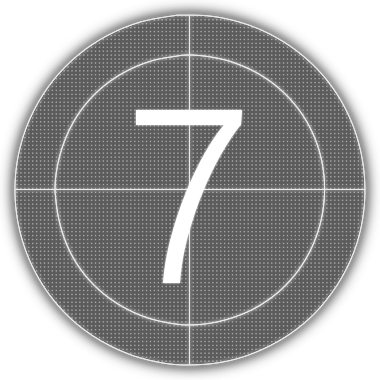
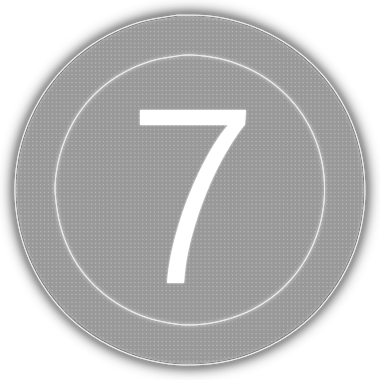
The second 380 x 380 image is a revision of the first. Changes to its layers:
removed layer "Pasted Layer copy" over box(133, 107, 245, 286)
painted on "Pasted Layer" over box(136, 107, 249, 286)
removed layer "Horizontal line copy" over box(13, 184, 367, 195)
removed layer "Horizontal line" over box(15, 189, 365, 190)
removed layer "Vertcial line copy" over box(184, 13, 195, 367)
removed layer "Vertcial line" over box(189, 15, 190, 365)
removed layer "Dots copy" over box(16, 15, 364, 365)
"Circle": opacity 80% → 50% over box(15, 15, 365, 365)
